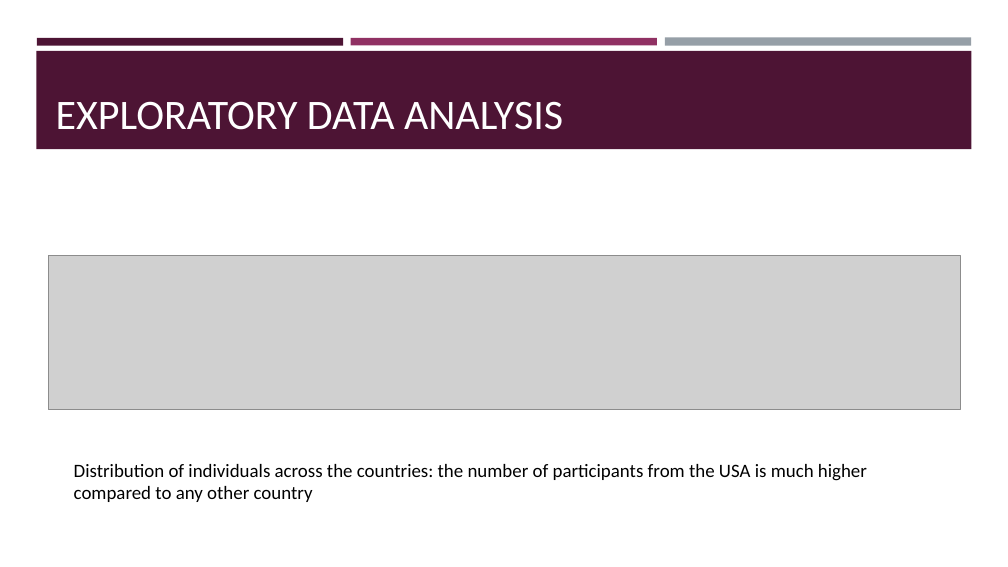
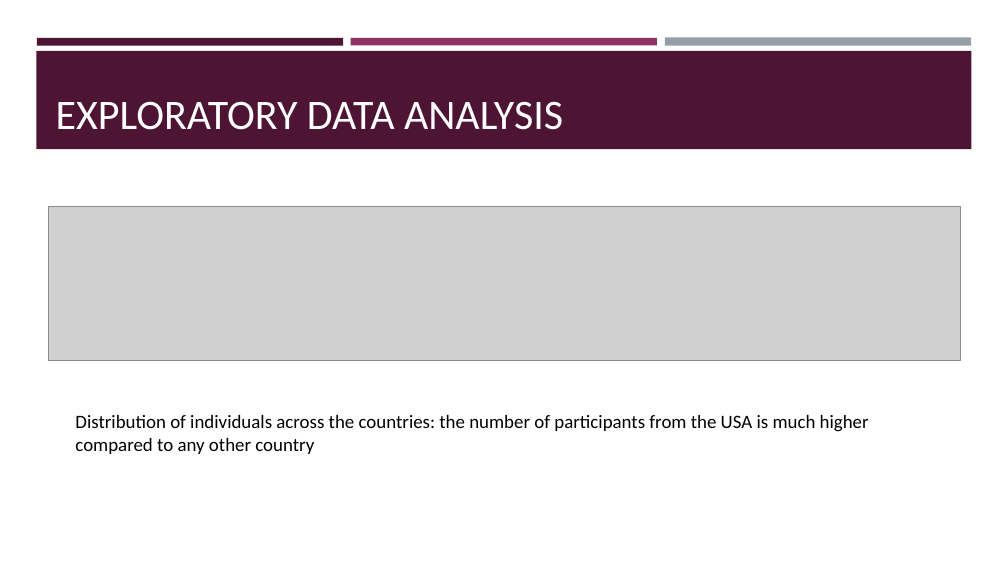
Before and after one commit to stefanopc/Mental-Health-Tech-Prediction, a slide deck: slide 8 of ProjectWorkPPT.pptx. Drawn at 1008x567 pixels with LibreOffice and Linux fonts; fonts in the diff are those of the drawing; grey boxes stand for pictures. Boxes give left, top, right and bottom in pixels: in the first picture for what was removed or moved away, otherwise in the second. Text is boxed around its words. In the diff, an @@ line names an element or a change of style, - is before the commit and + after.

```diff
--- a/ProjectWorkPPT.pptx
+++ b/ProjectWorkPPT.pptx
@@ picture: place and size @@
-picture at bbox=[48, 256, 960, 410]
+picture at bbox=[48, 206, 960, 361]
@@ text "Distribution of individuals across the ...": place and size @@
-text "Distribution of individuals across the ..." at bbox=[74, 464, 867, 502]
+text "Distribution of individuals across the ..." at bbox=[75, 415, 869, 454]
```
Also in this commit, not shown: 4 other slides changed, 1 other file.
